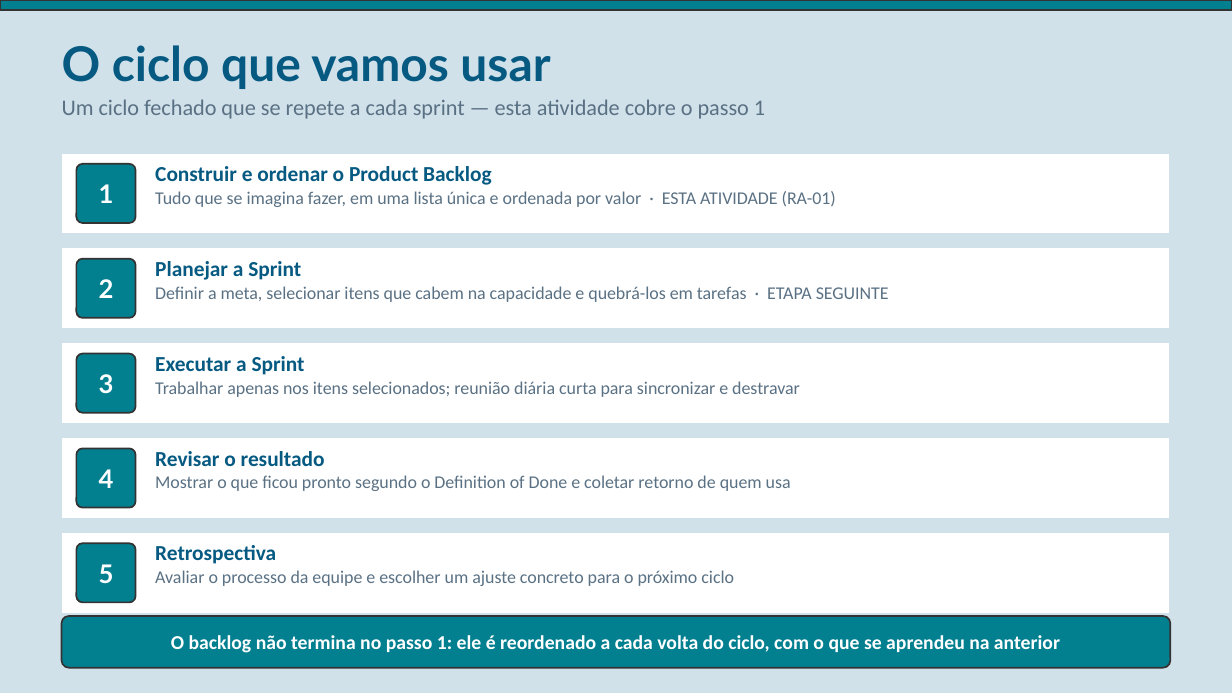
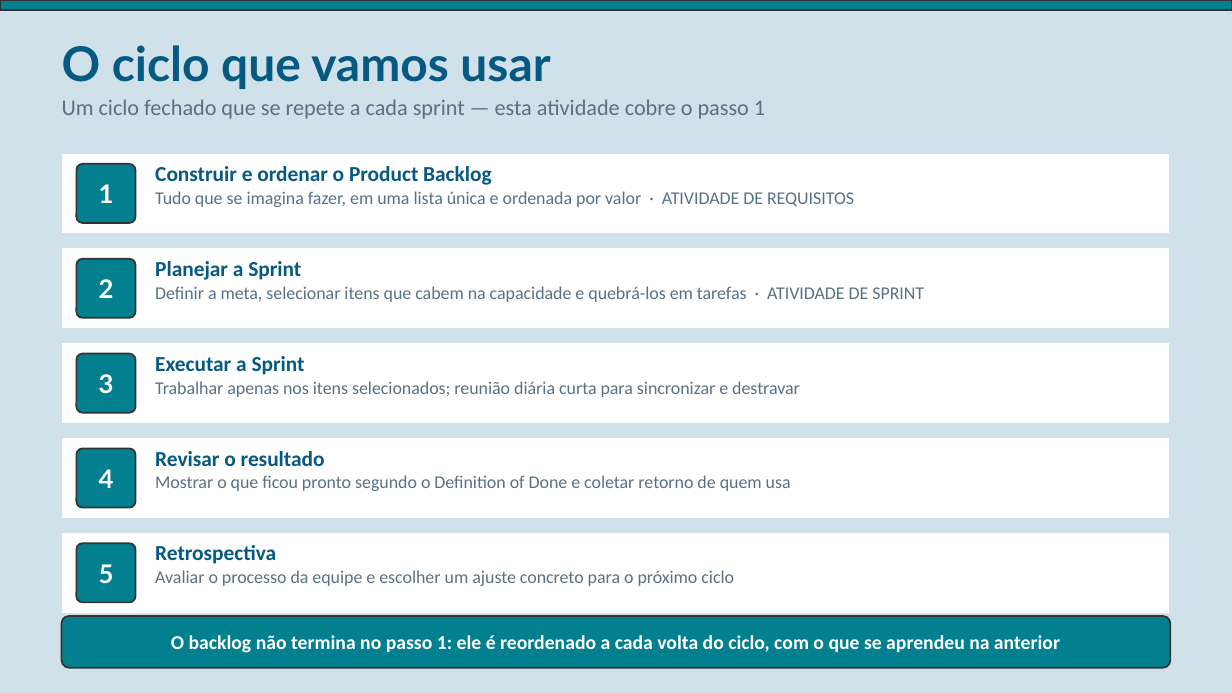
Before and after one commit to EngenhariaSoftwareAtual/atividade-requisitos-connexa, a slide deck: slide 5 of Azure_Boards_Product_Backlog.pptx. Drawn at 1232x693 pixels with LibreOffice and Linux fonts; fonts in the diff are those of the drawing. Boxes give left, top, right and bottom in pixels: in the first picture for what was removed or moved away, otherwise in the second. Text is boxed around its words. In the diff, an @@ line names an element or a change of style, - is before the commit and + after.

```diff
--- a/Azure_Boards_Product_Backlog.pptx
+++ b/Azure_Boards_Product_Backlog.pptx
@@ text at (155, 191, 854, 207): text changed @@
-Tudo que se imagina fazer, em uma lista única e ordenada por valor · ESTA ATIVIDADE (RA-01)
+Tudo que se imagina fazer, em uma lista única e ordenada por valor · ATIVIDADE DE REQUISITOS
@@ text at (155, 286, 924, 302): text changed @@
-Definir a meta, selecionar itens que cabem na capacidade e quebrá-los em tarefas · ETAPA SEGUINTE
+Definir a meta, selecionar itens que cabem na capacidade e quebrá-los em tarefas · ATIVIDADE DE SPRINT
```
Also in this commit, not shown: 8 other slides changed, 4 other files.
